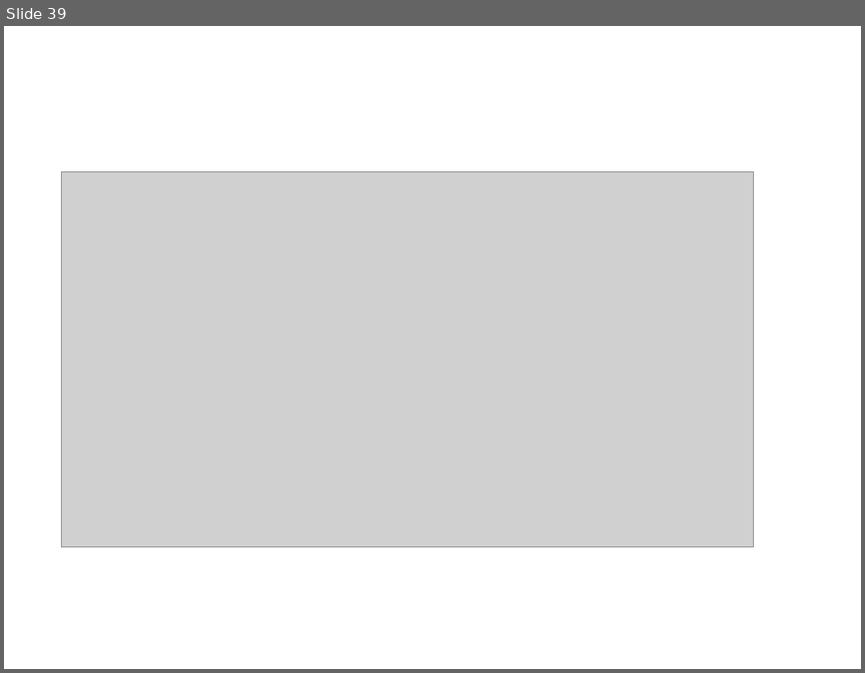
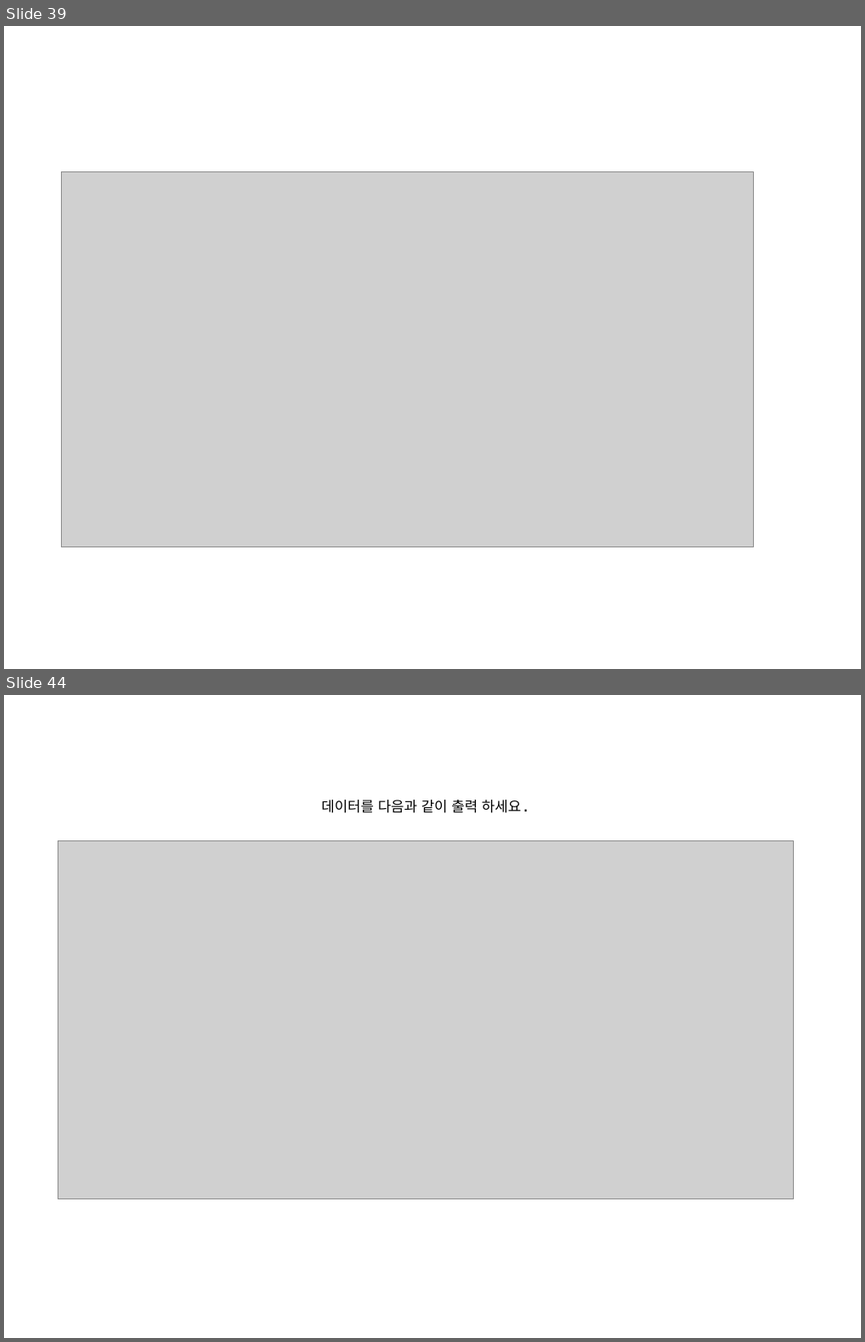
Before and after one commit to smilejsu82/firebase, a slide deck: database/Firebase_데이터베이스.pptx. Shown one above the other, each under a label of ours: slide 39 before the commit, slides 39 and 44 after it; the slides between them are not shown. The pictures are 865x673 and 865x1342 pixels, drawn with LibreOffice and Linux fonts; fonts in the diff are those of the drawing; grey boxes stand for pictures. Boxes give left, top, right and bottom in pixels: in the first picture for what was removed or moved away, otherwise in the second. Text is boxed around its words. In the diff, an @@ line names an element or a change of style, - is before the commit and + after.

```diff
--- a/database/Firebase_데이터베이스.pptx
+++ b/database/Firebase_데이터베이스.pptx
@@ slide 44 added at bbox=[4, 695, 861, 1338], background #FFFFFF @@
@@ text added at bbox=[321, 800, 530, 813], 12 pt, text #000000 @@
+데이터를 다음과 같이 출력 하세요.
@@ picture added at bbox=[58, 840, 793, 1198] @@
```
Also in this commit, not shown: 6 other slides added, 2 other files.
